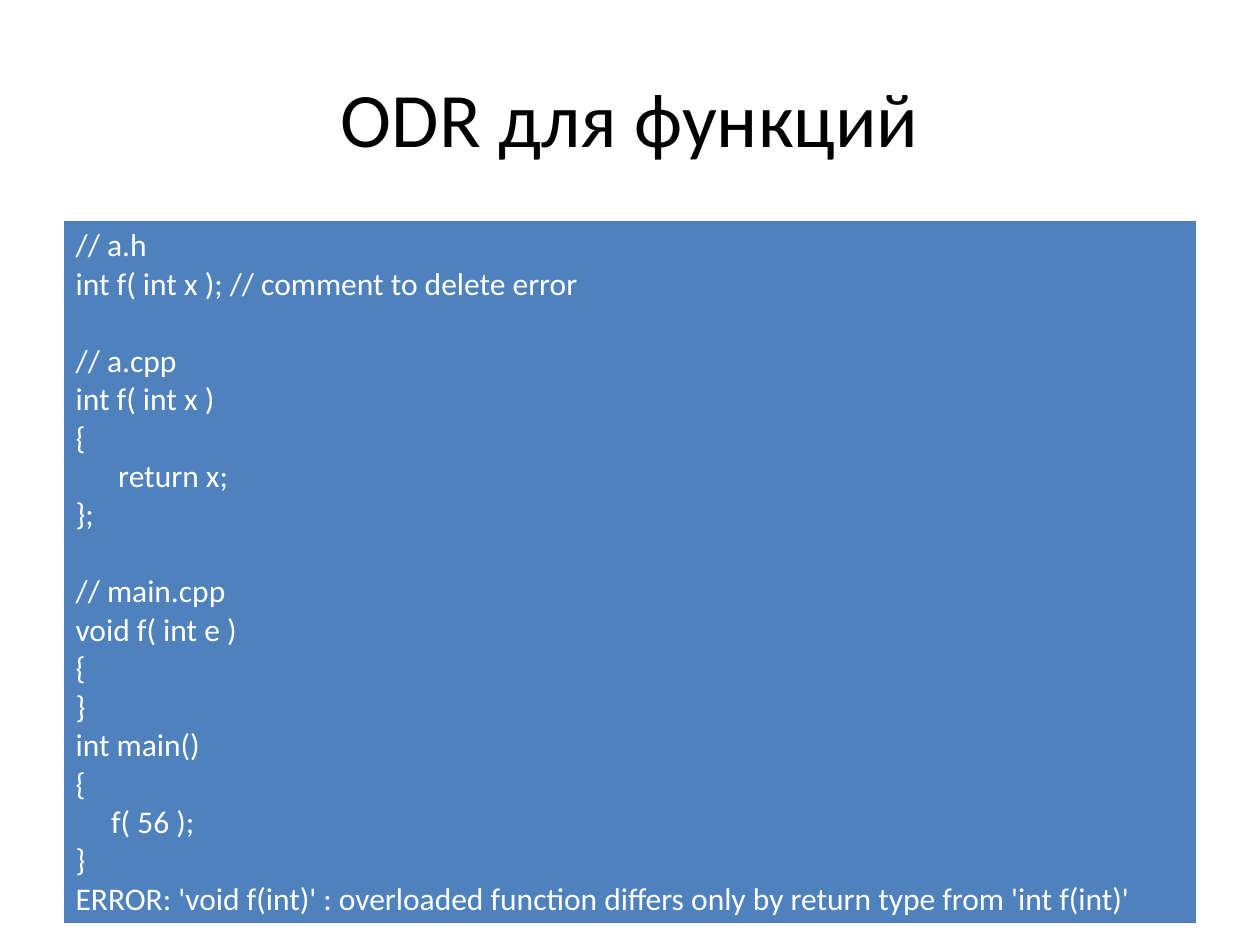
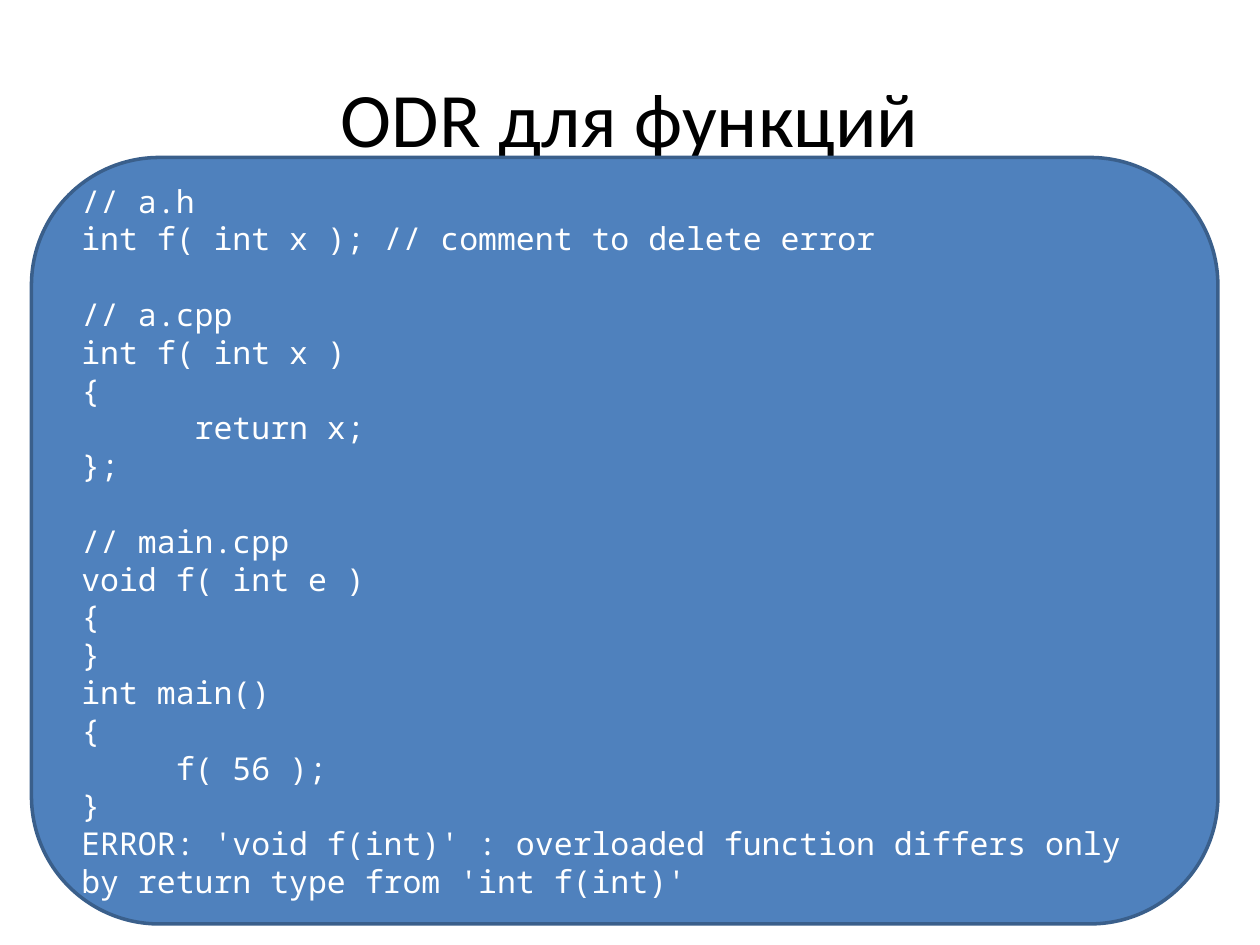
Before and after one commit to tscherkas/cpp_craft_1013, a slide deck: slide 9 of lections/cpp_craft_lec_2_pre.pptx. Drawn at 1260x945 pixels with LibreOffice and Linux fonts; fonts in the diff are those of the drawing. Boxes give left, top, right and bottom in pixels: in the first picture for what was removed or moved away, otherwise in the second. Text is boxed around its words. In the diff, an @@ line names an element or a change of style, - is before the commit and + after.

```diff
--- a/lections/cpp_craft_lec_2_pre.pptx
+++ b/lections/cpp_craft_lec_2_pre.pptx
@@ rounded rectangle added at (32, 158, 1218, 924), fill #4F81BD, outline #3A5F8C 2 pt, 18 pt, text #FFFFFF @@
+// a.h
+int f( int x ); // comment to delete error
+// a.cpp
+int f( int x )
+{
+return x;
+};
+// main.cpp
+void f( int e )
+{
+}
+int main()
+{
+f( 56 );
+}
+ERROR: 'void f(int)' : overloaded function differs only by return type from 'int f(int)'
@@ table removed at (63, 220, 1197, 919), 1 rows, 1 columns @@
-// a.h / int f( int x ); // comment to delete error / // a.cpp / int f( int x ) / { / return x; / }; / // main.cpp / void f( int e ) / { / } / int main() / { / f( 56 ); / } / ERROR: 'void f(int)' : overloaded function differs only by return type from 'int f(int)'
```
Also in this commit, not shown: 11 other slides changed, 1 slide added, 1 other file.
